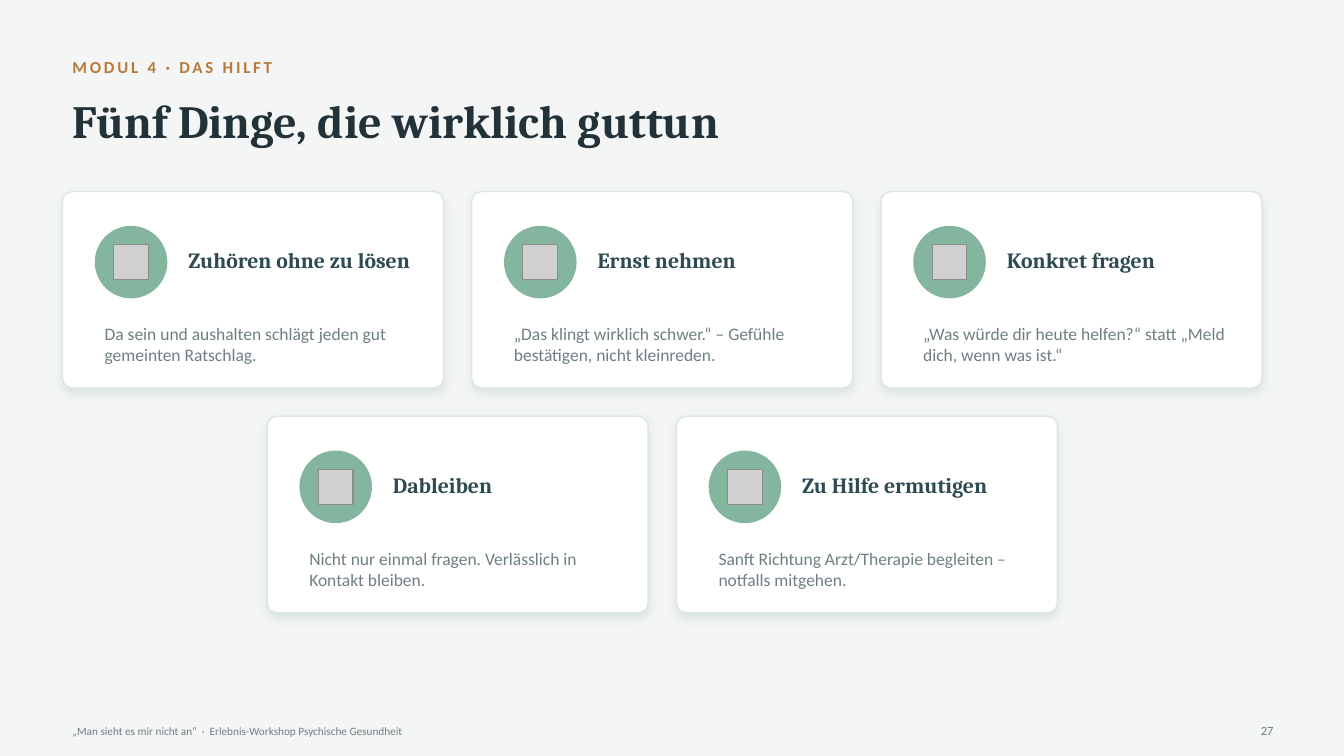
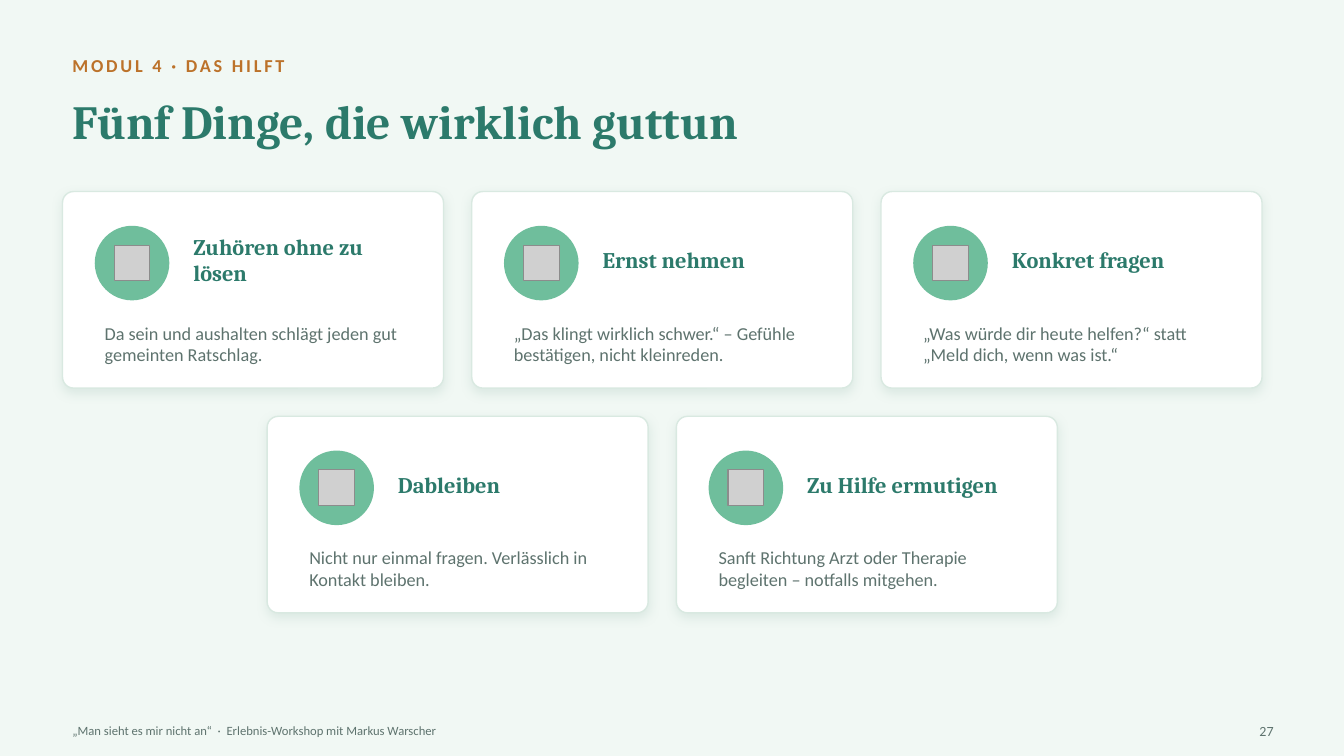
Before and after one commit to warscher80/spanwerk-datenschutz, a slide deck: slide 27 of workshop-psychische-gesundheit/Foliensatz_Man-sieht-es-mir-nicht-an.pptx. Drawn at 1344x756 pixels with LibreOffice and Linux fonts; fonts in the diff are those of the drawing; grey boxes stand for pictures. Boxes give left, top, right and bottom in pixels: in the first picture for what was removed or moved away, otherwise in the second. Text is boxed around its words. In the diff, an @@ line names an element or a change of style, - is before the commit and + after.

```diff
--- a/workshop-psychische-gesundheit/Foliensatz_Man-sieht-es-mir-nicht-an.pptx
+++ b/workshop-psychische-gesundheit/Foliensatz_Man-sieht-es-mir-nicht-an.pptx
@@ background #F3F6F5 to #F1F8F4 @@
@@ text "MODUL 4 · DAS HILFT" at <box>72,60,285,72</box>: size 12 to 13 pt, text colour #B9793B to #BC722A @@
@@ text "Fünf Dinge, die wirklich guttun" at <box>72,105,737,150</box>: size 33 to 34 pt, text colour #233139 to #2C7A6B @@
@@ fill #84B59F to #6FBE9C in 5 elements at <box>913,226,988,300</box>, <box>299,451,374,525</box>, <box>95,226,169,300</box>, <box>709,451,783,525</box>, <box>504,226,579,300</box> @@
@@ outline #DCE6E3 1 pt to #D9E9E1 1 pt; shadow changed; proportions changed in 5 elements at <box>63,192,444,388</box>, <box>472,192,853,388</box>, <box>881,192,1262,388</box>, <box>267,416,648,613</box>, <box>677,416,1058,613</box> @@
@@ size 15.5 to 16 pt, text colour #2E4A52 to #2C7A6B in 5 elements at <box>193,239,363,281</box>, <box>603,252,745,268</box>, <box>1012,252,1164,273</box>, <box>807,477,998,498</box>, <box>398,477,500,493</box> @@
@@ size 12.5 to 13 pt, text colour #6E7F84 to #5E736E in 4 elements at <box>105,327,397,364</box>, <box>514,327,795,364</box>, <box>923,327,1187,364</box>, <box>309,551,587,586</box> @@
@@ text at <box>719,551,967,589</box>: text changed; size 12.5 to 13 pt; text colour #6E7F84 to #5E736E @@
-Sanft Richtung Arzt/Therapie begleiten – notfalls mitgehen.
+Sanft Richtung Arzt oder Therapie begleiten – notfalls mitgehen.
@@ text "27" at <box>1259,727,1273,736</box>: size 9 to 10 pt, text colour #6E7F84 to #5E736E @@
@@ text at <box>72,726,436,737</box>: text changed; size 8 to 9 pt; text colour #6E7F84 to #5E736E @@
-„Man sieht es mir nicht an“ · Erlebnis-Workshop Psychische Gesundheit
+„Man sieht es mir nicht an“ · Erlebnis-Workshop mit Markus Warscher
```
Also in this commit, not shown: 38 other slides changed, 1 slide added, 4 other files.
